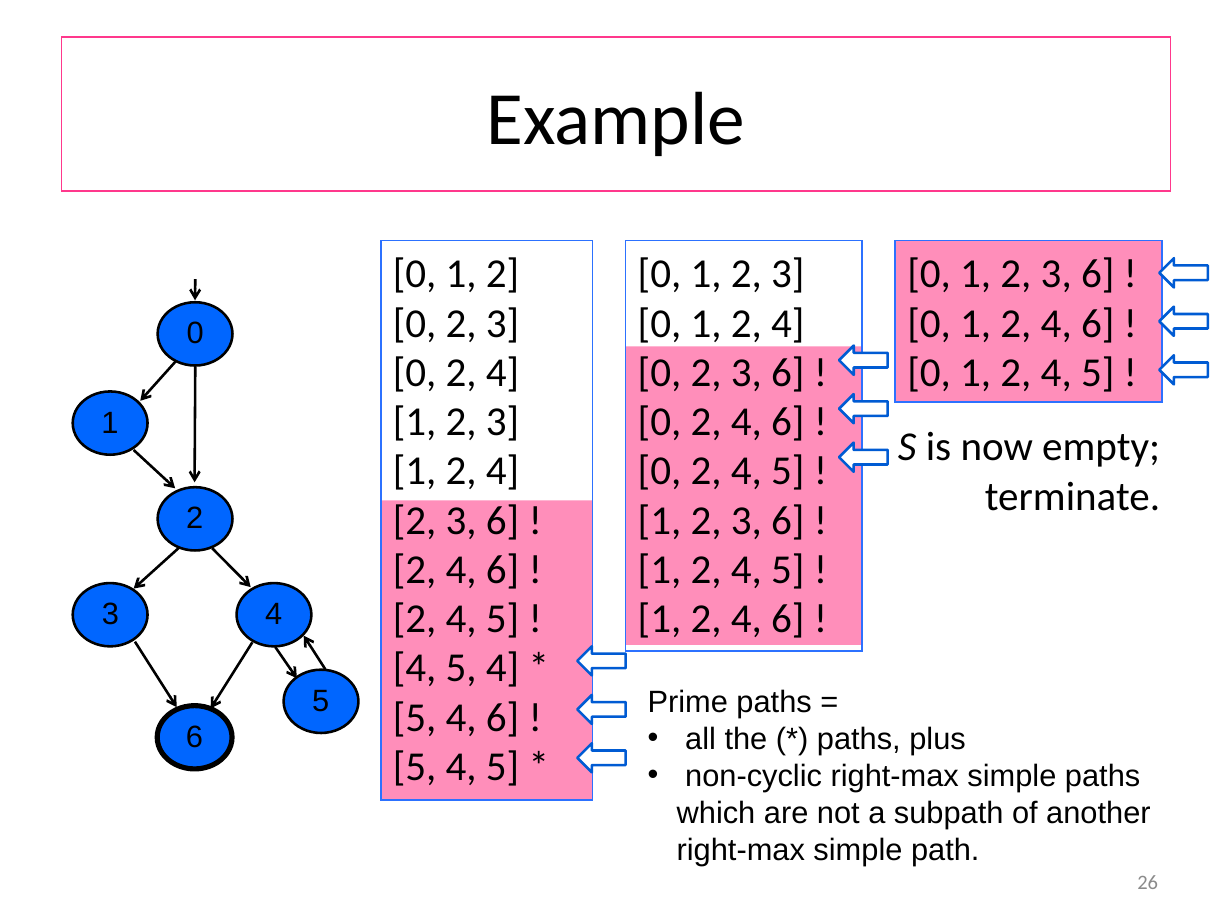
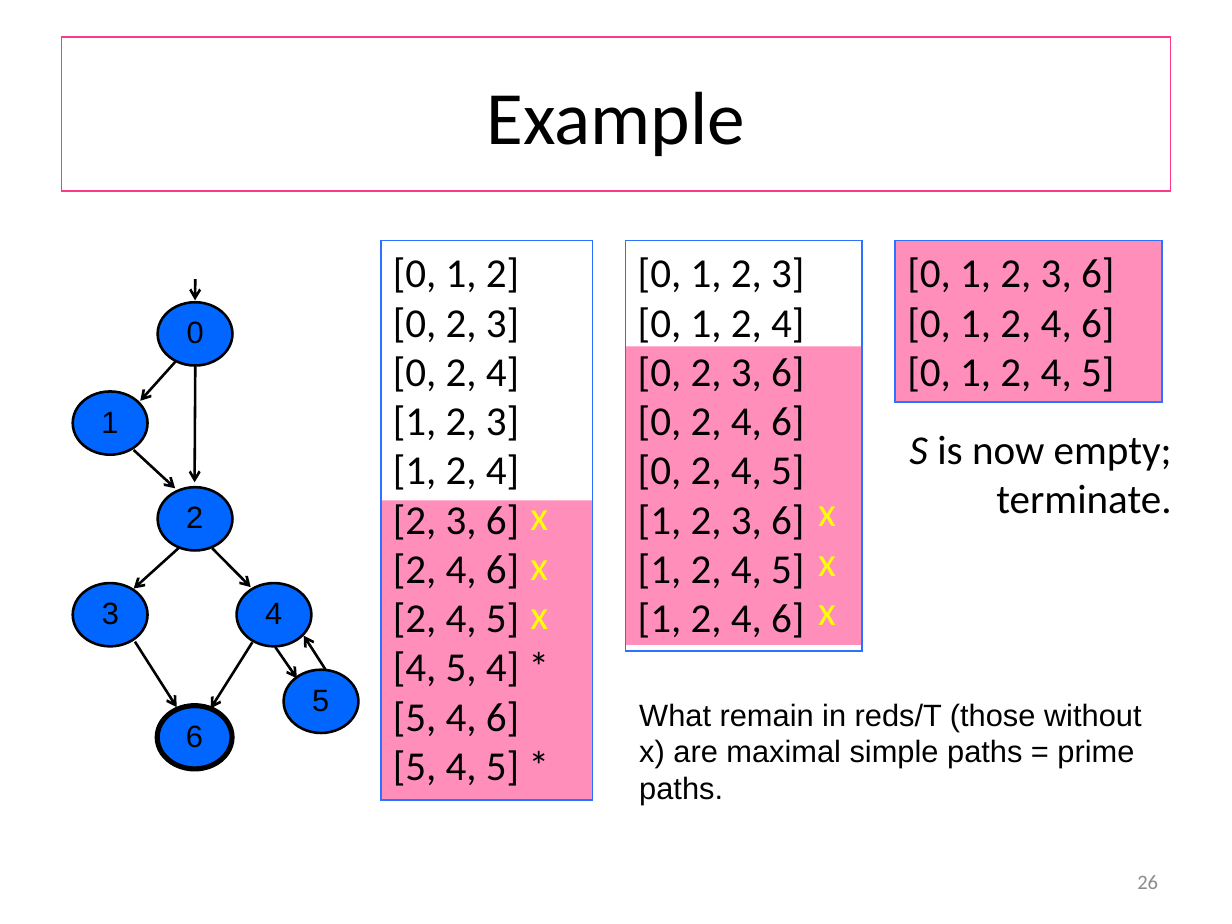
Before and after one commit to wooshrow/b3stv, a slide deck: slide 26 of slides/gbt.pptx. Drawn at 1232x924 pixels with LibreOffice and Linux fonts; fonts in the diff are those of the drawing. Boxes give left, top, right and bottom in pixels: in the first picture for what was removed or moved away, otherwise in the second. Text is boxed around its words. In the diff, an @@ line names an element or a change of style, - is before the commit and + after.

```diff
--- a/slides/gbt.pptx
+++ b/slides/gbt.pptx
@@ left arrow removed at (1159,259,1207,288) @@
@@ left arrow removed at (1159,307,1207,336) @@
@@ left arrow removed at (839,346,887,376) @@
@@ left arrow removed at (1159,355,1207,384) @@
@@ left arrow removed at (839,394,887,424) @@
@@ text "S is now empty; terminate.": place and size @@
-text "S is now empty; terminate." at (898,431,1160,511)
+text "S is now empty; terminate." at (909,435,1172,514)
@@ left arrow removed at (839,442,887,472) @@
@@ text added at (530,497,548,629), 24 pt, text #FFFF00 @@
+x
+x
+x
@@ text added at (818,506,836,625), 24 pt, text #FFFF00 @@
+x
+x
+x
@@ left arrow removed at (578,647,626,676) @@
@@ left arrow removed at (578,695,626,724) @@
@@ text at (639,703,1142,805): text changed @@
-Prime paths =
-• all the (*) paths, plus
-• non-cyclic right-max simple paths which are not a subpath of another right-max simple path.
+What remain in reds/T (those without x) are maximal simple paths = prime paths.
@@ left arrow removed at (578,743,626,772) @@
```
Also in this commit, not shown: 10 other slides changed, 1 slide removed, 3 other files.
